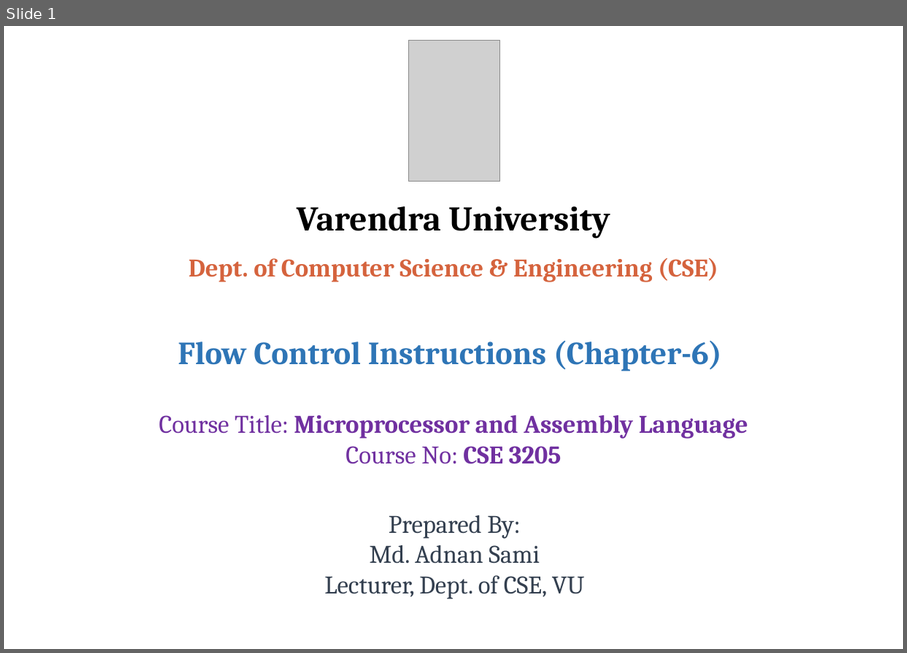
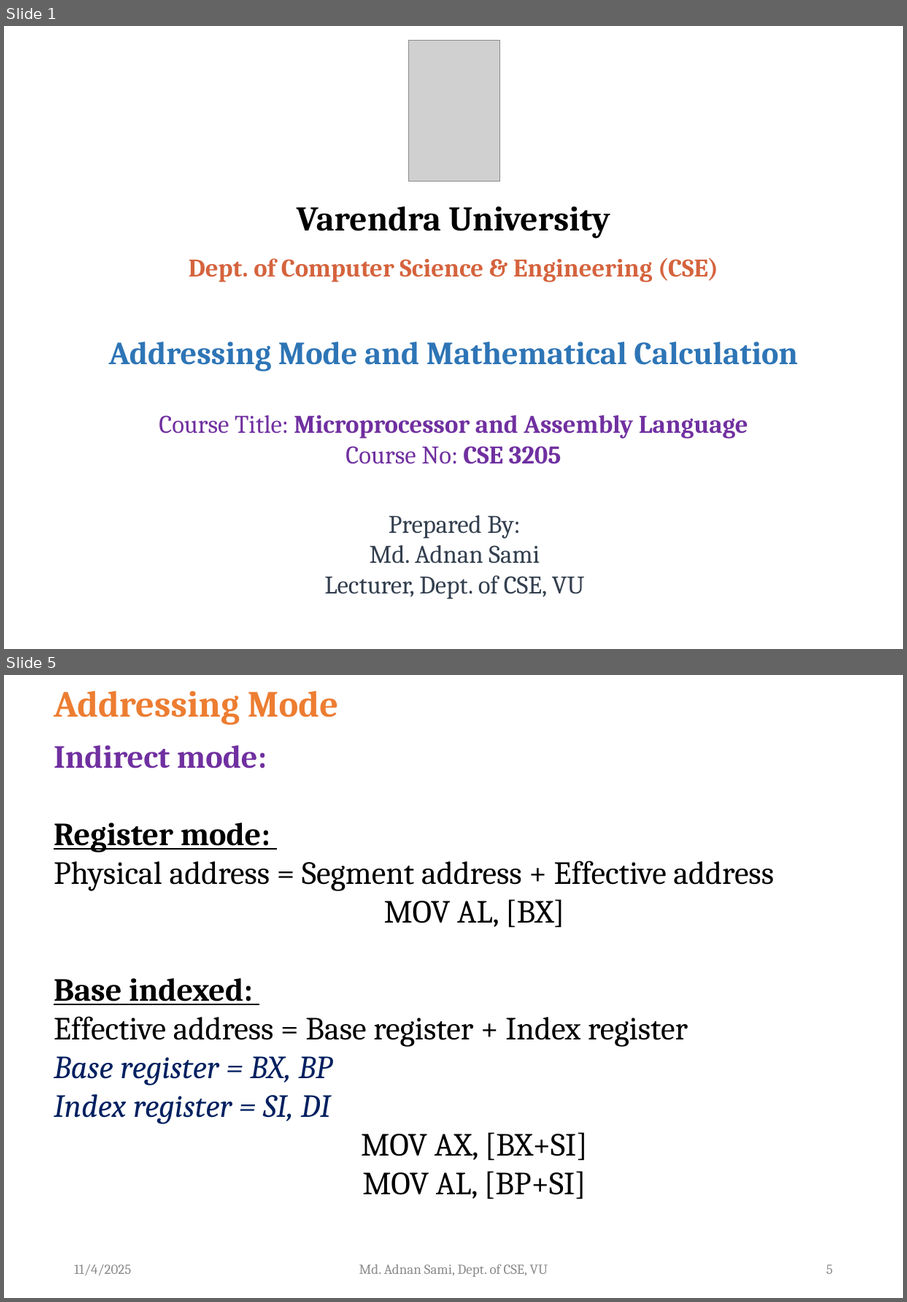
Before and after one commit to atif721/Varendra-University, a slide deck: 06 Sixth Semester/CSE 3205 Microprocessor and Assembly Language/Final/PPTX files/Lecture-8 (Microprocessor and Assembly Language).pptx. Shown one above the other, each under a label of ours: slide 1 before the commit, slides 1 and 5 after it; the slides between them are not shown. The pictures are 907x653 and 907x1302 pixels, drawn with LibreOffice and Linux fonts; fonts in the diff are those of the drawing; grey boxes stand for pictures; background and template pictures are left out. Boxes give left, top, right and bottom in pixels: in the first picture for what was removed or moved away, otherwise in the second. Text is boxed around its words. In the diff, an @@ line names an element or a change of style, - is before the commit and + after.

```diff
--- a/06 Sixth Semester/CSE 3205 Microprocessor and Assembly Language/Final/PPTX files/Lecture-8 (Microprocessor and Assembly Language).pptx
+++ b/06 Sixth Semester/CSE 3205 Microprocessor and Assembly Language/Final/PPTX files/Lecture-8 (Microprocessor and Assembly Language).pptx
@@ slide 5 added at [4, 675, 903, 1298], background #FFFFFF @@
@@ text added at [54, 691, 338, 725], 32 pt, text #ED7D31, bold @@
+Addressing Mode
@@ text added at [54, 745, 774, 1199], 28 pt, text #000000 @@
+  Indirect mode:
+  Register mode:
+  Physical address = Segment address + Effective address
+  MOV AL, [BX]
+  Base indexed:
+  Effective address = Base register + Index register
+  Base register = BX, BP
+  Index register = SI, DI
+  MOV AX, [BX+SI]
+  MOV AL, [BP+SI]
@@ text added at [74, 1264, 131, 1275], 12 pt, text #8C8C8C @@
+11/4/2025
@@ text added at [360, 1263, 548, 1277], 12 pt, text #8C8C8C @@
+Md. Adnan Sami, Dept. of CSE, VU
@@ page number added at [827, 1264, 833, 1274], 12 pt, text #8C8C8C @@
+5
@@ slide 1 changed as well @@
@@ text at [109, 341, 798, 371]: text changed @@
-Flow Control Instructions (Chapter-6)
+Addressing Mode and Mathematical Calculation
```
Also in this commit, not shown: 6 other slides changed, 26 other slides added, 21 slides removed.
